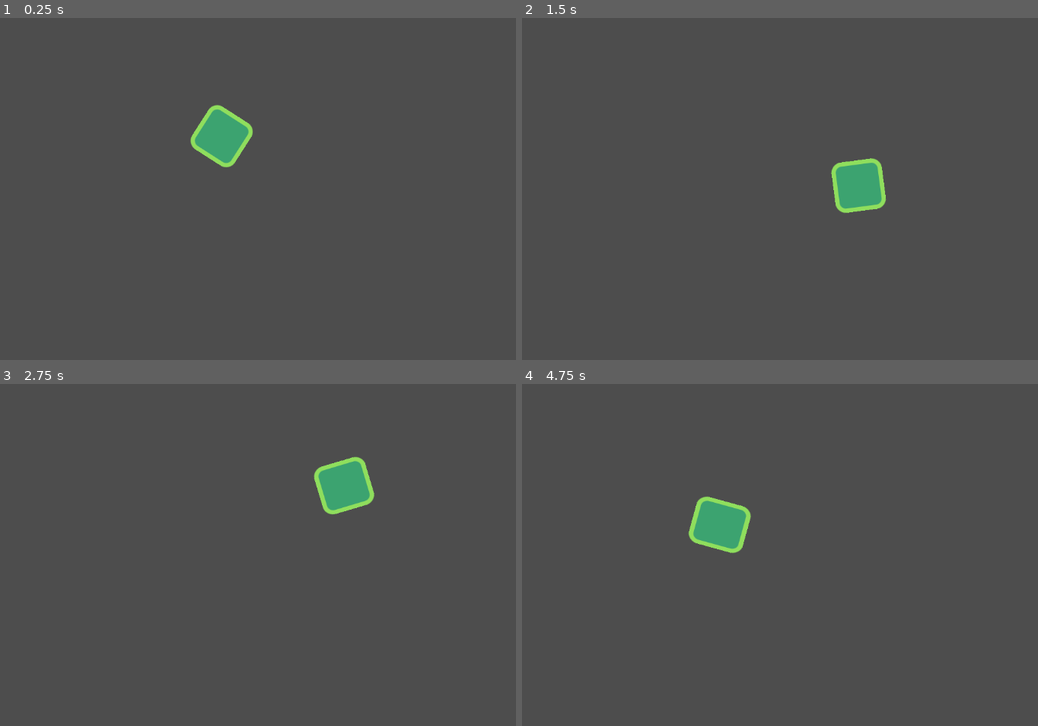
Above: before the commit, frames 1-4 (two rows, left to right).
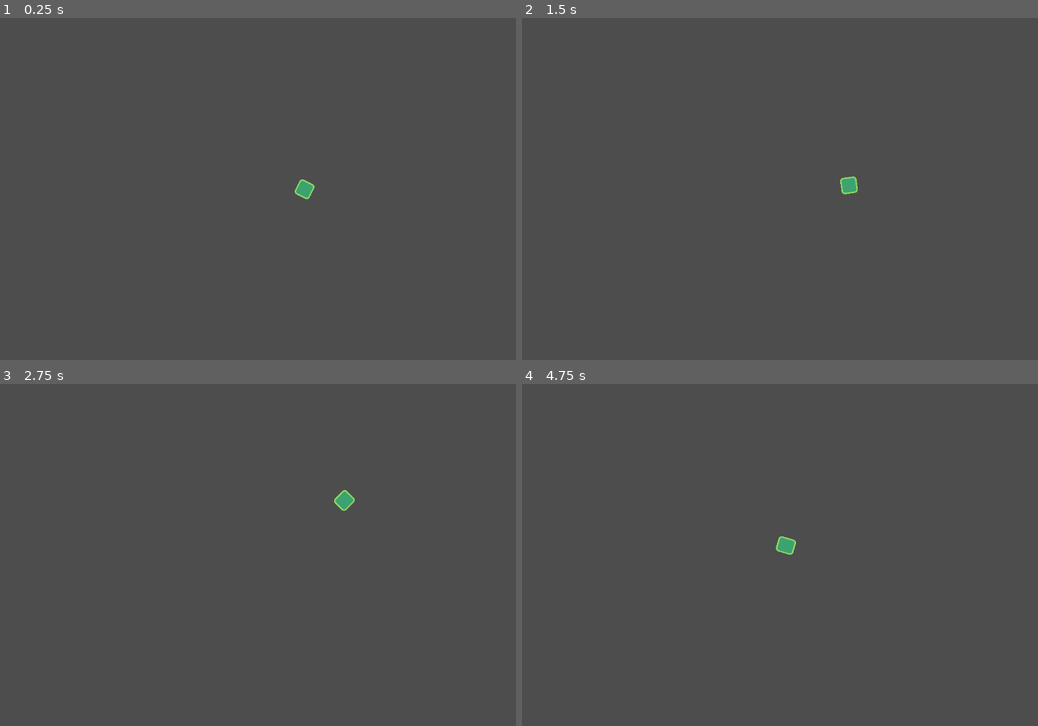
Above: after the commit, the same moments.

Repository: SpaceScore/main
Game: Godot game, scene res://scenes/player_test_scene.tscn
The game is run twice, just before and just after one commit, with the same random seed, the same clock (stepped at 60 frames per second) and the same inputs.
Inputs (mouse positions are in pixels of both pictures, inside the frame that each line leads up to):
- Up to frame 1 (0.25 s): no input
- Up to frame 2 (1.5 s): tap Enter (ui_accept) at 0.5, 0.77 s; move the mouse to (960, 171) at 0.52 s; hold Space (move) 0.53-1.28 s; hold Right (ui_right) from 0.53 s (still down); click (960, 171) at 0.67 s; move the mouse to (702, 206) at 1.27 s; tap Mouse wheel up (accelerate) at 1.35 s; click (702, 206) at 1.42 s
- Up to frame 3 (2.75 s): tap Enter (ui_accept) at 1.52 s; tap Space (move) at 1.55 s; move the mouse to (366, 479) at 2.02 s; release Right (ui_right) at 2.03 s; hold Left (ui_left) from 2.03 s (still down); hold Space (move) from 2.03 s (still down); tap Mouse wheel down (decelerate) at 2.1 s; click (366, 479) at 2.17 s
- Up to frame 4 (4.75 s): move the mouse to (795, 623) at 2.77 s; release Left (ui_left) at 2.78 s; release Space (move) at 2.78 s; hold Right (ui_right) 2.78-4.28 s; tap Space (move) at 2.85, 4.55 s; click (795, 623) at 2.92 s; tap Enter (ui_accept) at 3.02, 3.77, 4.52 s; move the mouse to (1007, 606) at 3.52 s; hold Space (move) 3.53-4.28 s; click (1007, 606) at 3.67 s; move the mouse to (645, 503) at 4.27 s; hold Left (ui_left) from 4.28 s (still down); tap Mouse wheel up (accelerate) at 4.35 s; click (645, 503) at 4.42 s

The runs differ from the first frame. In frame 1, 1.6% of the frame differs, in the area x 36-62%, y 25-54%; in frame 2, 1.3%; in frame 3, 1.4%; in frame 4, 1.7%, in the area x 32-54%, y 32-50%.

Commit message:
added player camera

Diff:
--- /dev/null
+++ b/scenes/player_camera.tscn
@@ -0,0 +1,6 @@
+[gd_scene load_steps=2 format=3 uid="uid://cwa75ktlrtpoa"]
+
+[ext_resource type="Script" path="res://scripts/player/player_camera.gd" id="1_iuowy"]
+
+[node name="player_camera" type="Camera2D"]
+script = ExtResource("1_iuowy")
--- a/scenes/player_test_scene.tscn
+++ b/scenes/player_test_scene.tscn
@@ -1,6 +1,7 @@
-[gd_scene load_steps=3 format=3 uid="uid://c4c0nghu4f1xf"]
+[gd_scene load_steps=4 format=3 uid="uid://c4c0nghu4f1xf"]
 
 [ext_resource type="PackedScene" uid="uid://juu2pepb7yu5" path="res://scenes/player.tscn" id="1_vlin8"]
+[ext_resource type="PackedScene" uid="uid://cwa75ktlrtpoa" path="res://scenes/player_camera.tscn" id="2_e6l7o"]
 
 [sub_resource type="RectangleShape2D" id="RectangleShape2D_c4aj5"]
 size = Vector2(43, 281)
@@ -15,3 +16,8 @@
 [node name="CollisionShape2D" type="CollisionShape2D" parent="StaticBody2D"]
 position = Vector2(1108, 163)
 shape = SubResource("RectangleShape2D_c4aj5")
+
+[node name="player_camera" parent="." node_paths=PackedStringArray("player_target") instance=ExtResource("2_e6l7o")]
+position = Vector2(416, 222)
+zoom = Vector2(0.325, 0.325)
+player_target = NodePath("../CharacterBody2D")
--- a/scripts/player/player.gd
+++ b/scripts/player/player.gd
@@ -30,5 +30,8 @@
 	move_and_slide()
 
 func get_squash_scale()->Vector2:
-	var ratio = speed/SPEED_FACTOR
+	var ratio = get_speed_ratio()
 	return Vector2(ratio, 1/ratio)
+
+func get_speed_ratio():
+	return speed/SPEED_FACTOR
--- /dev/null
+++ b/scripts/player/player_camera.gd
@@ -0,0 +1,8 @@
+extends Camera2D
+
+@export var player_target: Player
+@export var follow_speed: float = 2
+
+
+func _process(delta: float) -> void:
+	global_position = lerp(global_position, player_target.global_position, player_target.get_speed_ratio() * delta)
